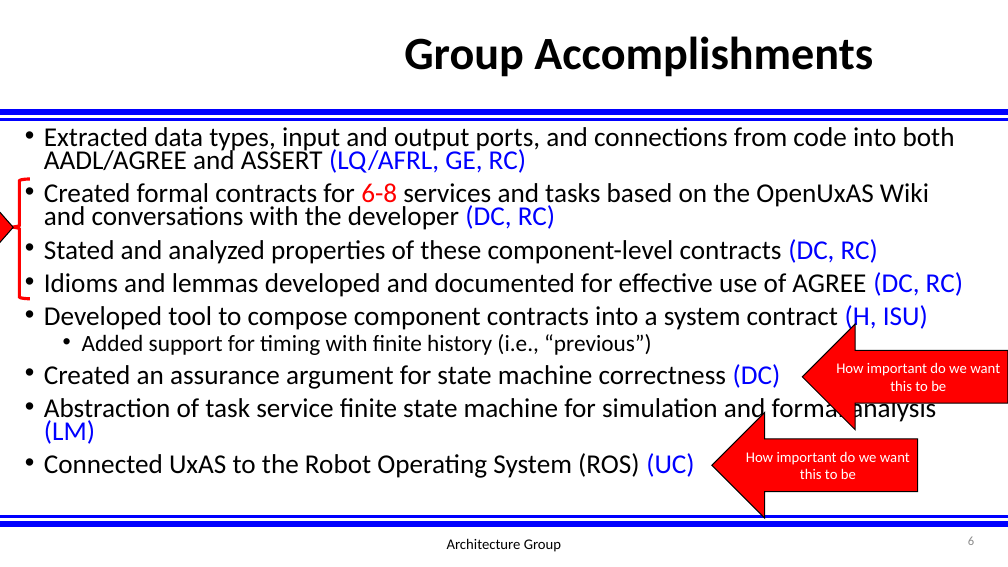
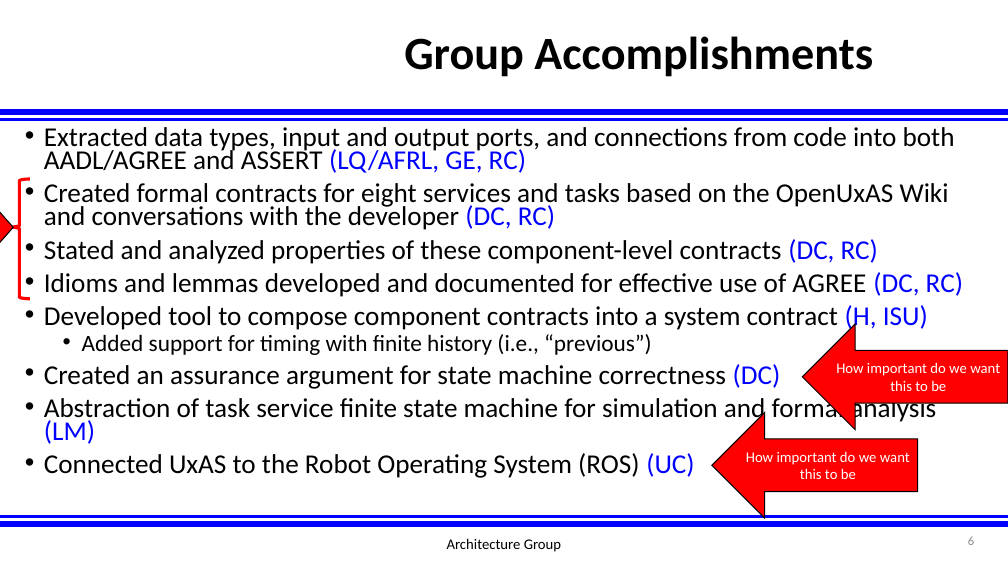
Before and after one commit to afrl-rq/OpenUxAS-SoI, a slide deck: slide 6 of presentations/S5_SoI_Architecture_Group.pptx. Drawn at 1008x567 pixels with LibreOffice and Linux fonts; fonts in the diff are those of the drawing; background and template pictures are left out. Boxes give left, top, right and bottom in pixels: in the first picture for what was removed or moved away, otherwise in the second. Text is boxed around its words. In the diff, an @@ line names an element or a change of style, - is before the commit and + after.

```diff
--- a/presentations/S5_SoI_Architecture_Group.pptx
+++ b/presentations/S5_SoI_Architecture_Group.pptx
@@ text at (44,183,949,230): text changed @@
-• Created formal contracts for 6-8 services and tasks based on the OpenUxAS Wiki and conversations with the developer (DC, RC)
+• Created formal contracts for eight services and tasks based on the OpenUxAS Wiki and conversations with the developer (DC, RC)
```
Also in this commit, not shown: 12 other slides changed, 10 slides added, 11 slides removed.
